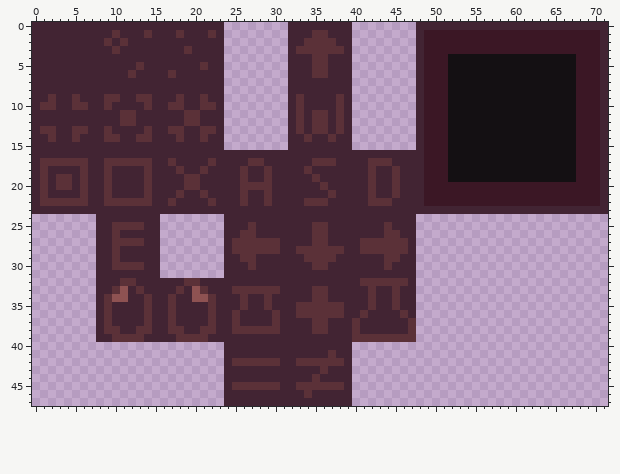
Pixel-art file -- thrower_alchemist/assets/tilesets/floors/tile_floor1.aseprite. The picture above is the old version.
72x48 pixels, 1 frame.
New version:
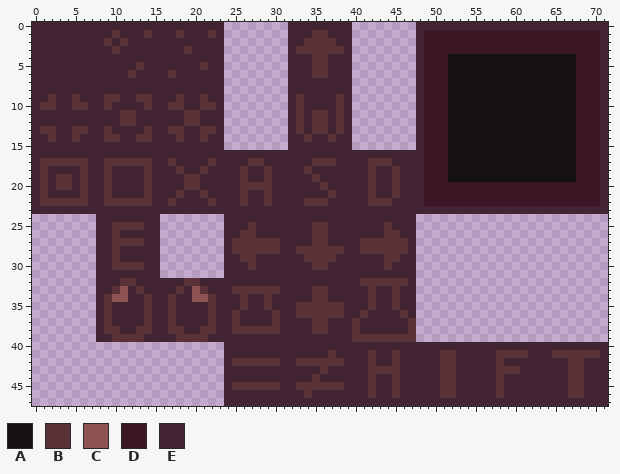
Palette (. is transparent): A #141013  B #5b3138  C #8e5252  D #3b1725  E #422433
Author's note on the commit: feat: Added new hole tiles to tutorial tilemap
Difference:
Layers "Layer 2", "Background":
y 40: x 40..71 ................................ -> EEEEEEEEEEEEEEEEEEEEEEEEEEEEEEEE
y 41: x 40..71 ................................ -> EEBEEBEEEEEBBEEEEEBBBBEEEBBBBBBE
y 42: x 40..71 ................................ -> EEBEEBEEEEEBBEEEEEBEEEEEEEEBBEEE
y 43: x 40..71 ................................ -> EEBBBBEEEEEBBEEEEEBBBEEEEEEBBEEE
y 44..46: x 40..71 ................................ -> EEBEEBEEEEEBBEEEEEBEEEEEEEEBBEEE
y 47: x 40..71 ................................ -> EEEEEEEEEEEEEEEEEEEEEEEEEEEEEEEE
Changed places in both pictures, as pixel boxes (x1, y1, x2, y2):
added: (352, 342, 608, 406)
